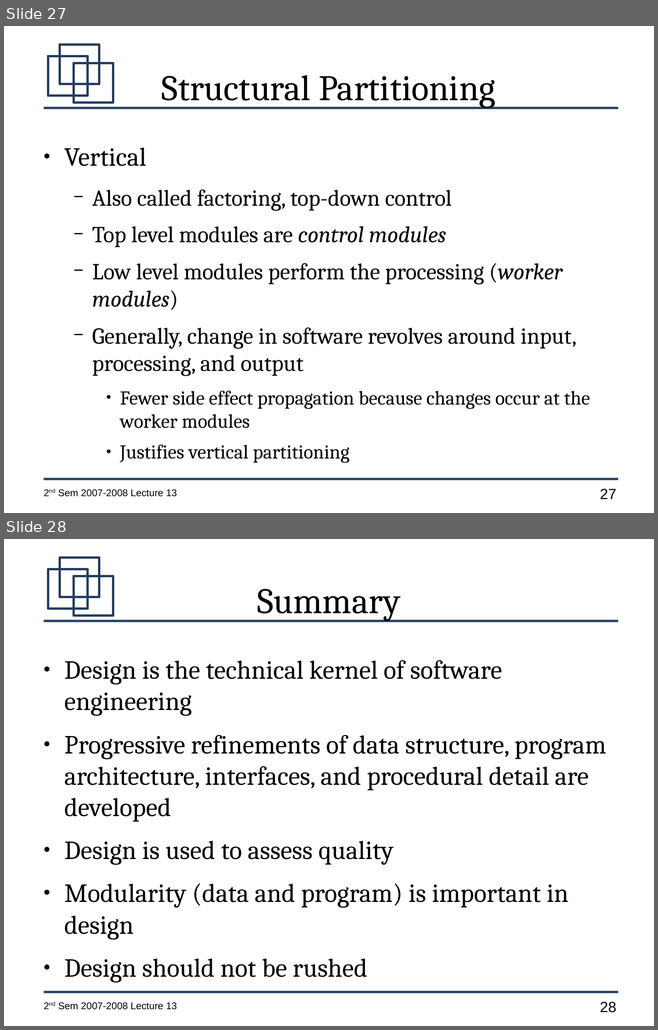
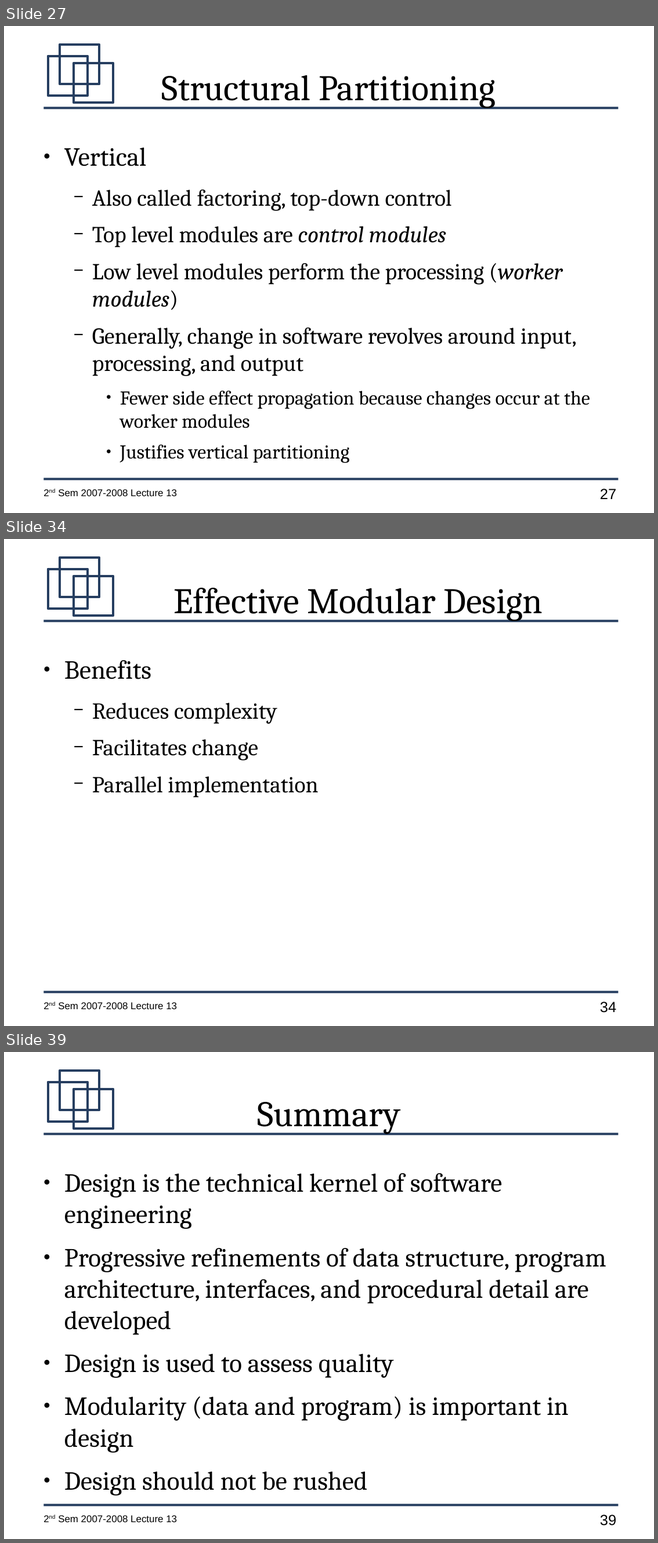
Before and after one commit to jachermocilla/jach-homepage, a slide deck: CMSC128-2nd-Sem-2007-L13.odp. Shown one above the other, each under a label of ours: slides 27 and 28 before the commit, slides 27, 34 and 39 after it; the slides between them are not shown. The pictures are 658x1030 and 658x1543 pixels, drawn with LibreOffice and Linux fonts; fonts in the diff are those of the drawing. Boxes give left, top, right and bottom in pixels: in the first picture for what was removed or moved away, otherwise in the second. Text is boxed around its words. In the diff, an @@ line names an element or a change of style, - is before the commit and + after.

```diff
--- a/CMSC128-2nd-Sem-2007-L13.odp
+++ b/CMSC128-2nd-Sem-2007-L13.odp
@@ slide 34 added at (4,539,654,1026), background #FFFFFF; not listed: 7 template elements that a slide beside it also shows @@
@@ title added at (173,588,543,621), 44 pt, text #000000 @@
+Effective Modular Design
@@ text added at (64,660,318,798), 28 pt, text #000000 @@
+● Benefits
+  − Reduces complexity
+  − Facilitates change
+  − Parallel implementation
@@ what was slide 28 is now slide 39 @@
@@ page number at (600,1515,616,1526): text changed @@
-28
+39
```
Also in this commit, not shown: 10 other slides added.
